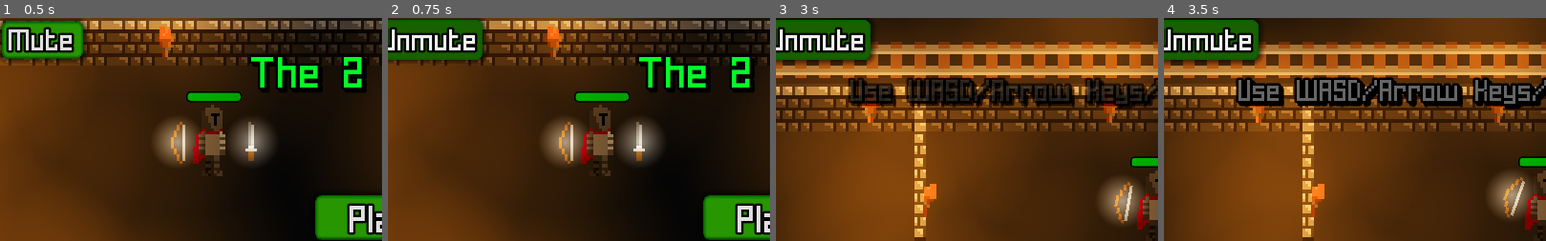
Above: before the commit, frames 1-4 (left to right).
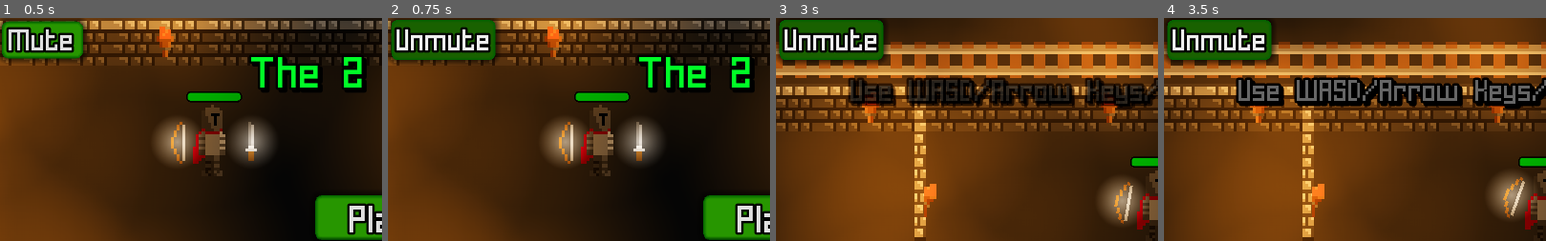
Above: after the commit, the same moments.

Repository: SilverSpace5/gotm-game-jam-23
Game: Godot game, scene res://Assets/Menu.tscn
The game is run twice, just before and just after one commit, with the same random seed, the same clock (stepped at 60 frames per second) and the same inputs.
Inputs:
- Up to frame 1 (0.5 s): no input
- Up to frame 2 (0.75 s): click "Mute" at 0.5 s
- Up to frame 3 (3 s): click "Unmute" at 1.25 s; click "Play" at 2 s; click "Mute" at 2.75 s
- Up to frame 4 (3.5 s): no input
The pictures show only the part of the screen within x 0-50%, y 0-50%; the shares and areas given below are measured in that part.

Frame 1 is identical in both runs. In frame 2, 2.3% of the frame differs, in the area x 0-30%, y 0-21%; in frame 3, 2.2%; in frame 4, 2.2%.

Commit message:
e

Diff:
--- a/Assets/Menu.gd
+++ b/Assets/Menu.gd
@@ -10,3 +10,8 @@
 func _on_Back_pressed():
 	$UI/Menu.visible = true
 	$UI/Credits.visible = false
+
+func _ready():
+	var data = SaveLoad.loadData("team-sowflux-the-2-goblins.data")
+	if data.has("mute"):
+		Music.mute = data["mute"]
--- a/Music.gd
+++ b/Music.gd
@@ -2,9 +2,16 @@
 
 var mute = false
 
-func _on_Mute_pressed():
-	mute = not mute
+func _process(delta):
 	if mute:
 		$Mute.text = "Unmute"
 	else:
 		$Mute.text = "Mute"
+
+func _on_Mute_pressed():
+	mute = not mute
+	SaveLoad.saveData("team-sowflux-the-2-goblins.data", {"mute": mute})
+	if mute:
+		$Mute.text = "Unmute"
+	else:
+		$Mute.text = "Mute"
--- a/Music.tscn
+++ b/Music.tscn
@@ -21,7 +21,6 @@
 margin_top = 5.0
 margin_right = 107.0
 margin_bottom = 53.0
-grow_horizontal = 2
 grow_vertical = 2
 focus_mode = 0
 custom_fonts/font = SubResource( 1 )
--- /dev/null
+++ b/SaveLoad.gd
@@ -0,0 +1,30 @@
+extends Node
+
+func saveData(path, data):
+#	if OS.is_debug_build():
+#		return
+	var dir = Directory.new()
+	if !dir.dir_exists(path):
+		dir.make_dir_recursive(path)
+
+	var file = File.new()
+	var error = file.open_encrypted_with_pass("user://" + path, File.WRITE, "lolidk")
+	if error == OK:
+		file.store_var(data)
+		file.close()
+
+func loadData(path) -> Dictionary:
+	var file = File.new()
+	if file.file_exists("user://" + path):
+		var error = file.open_encrypted_with_pass("user://" + path, File.READ, "lolidk")
+		if error == OK:
+			var player_data = file.get_var()
+			file.close()
+			return player_data
+	return {}
+
+func deleteData(path):
+	var file = File.new()
+	if file.file_exists(path):
+		var dir = Directory.new()
+		dir.remove(path)
--- a/Scripts/Game.gd
+++ b/Scripts/Game.gd
@@ -5,6 +5,16 @@
 var arena = false
 var goblins = 0
 var boss2 = false
+
+func _process(delta):
+	if Music.mute:
+		$normal.volume_db = -100
+		$boss_fight_music.volume_db = -100
+		$techno_boss_theme.volume_db = -100
+	else:
+		$normal.volume_db = 0
+		$boss_fight_music.volume_db = 0
+		$techno_boss_theme.volume_db = 0
 
 func _ready():
 	$Lights.visible = true
--- a/Sounds.gd
+++ b/Sounds.gd
@@ -1,6 +1,8 @@
 extends Node
 
 func playSound(path, volume=0) -> AudioStreamPlayer:
+	if Music.mute:
+		return null
 	var sound = AudioStreamPlayer.new()
 	sound.set_script(load("res://sound.gd"))
 	sound.stream = load(path)
--- a/project.godot
+++ b/project.godot
@@ -18,6 +18,7 @@
 
 Sounds="*res://Sounds.gd"
 Music="*res://Music.tscn"
+SaveLoad="*res://SaveLoad.gd"
 
 [debug]
 
--- a/sound.gd
+++ b/sound.gd
@@ -9,5 +9,5 @@
 
 func _process(delta):
 	timer += delta
-	if timer > 0.5:
+	if timer > 0.5 or Music.mute:
 		queue_free()
